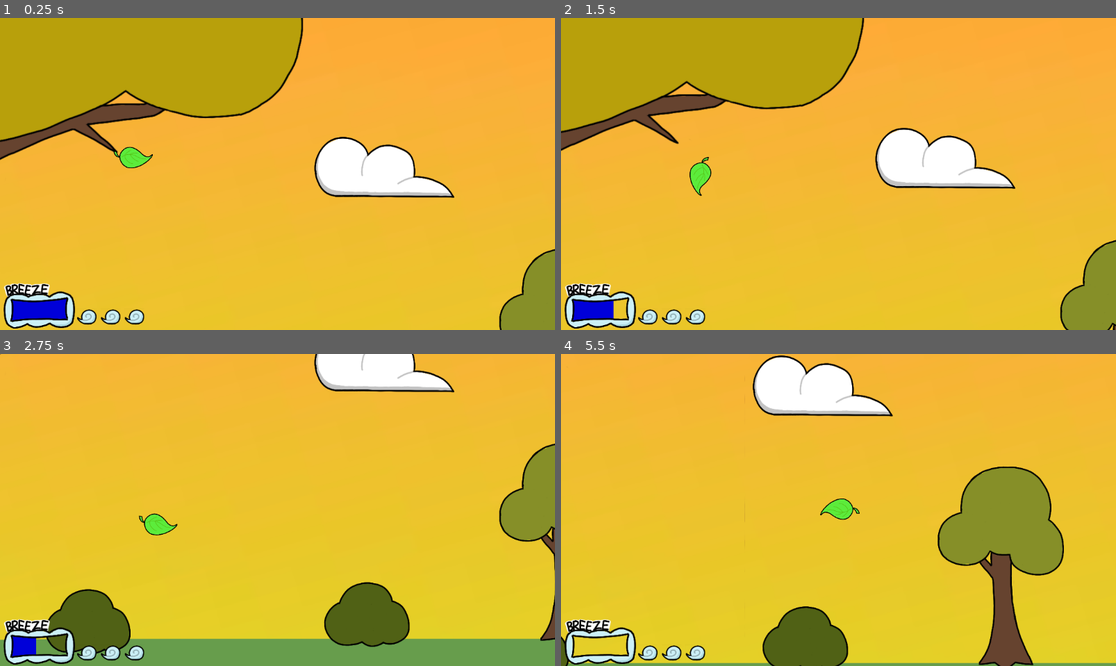
Above: before the commit, frames 1-4 (two rows, left to right).
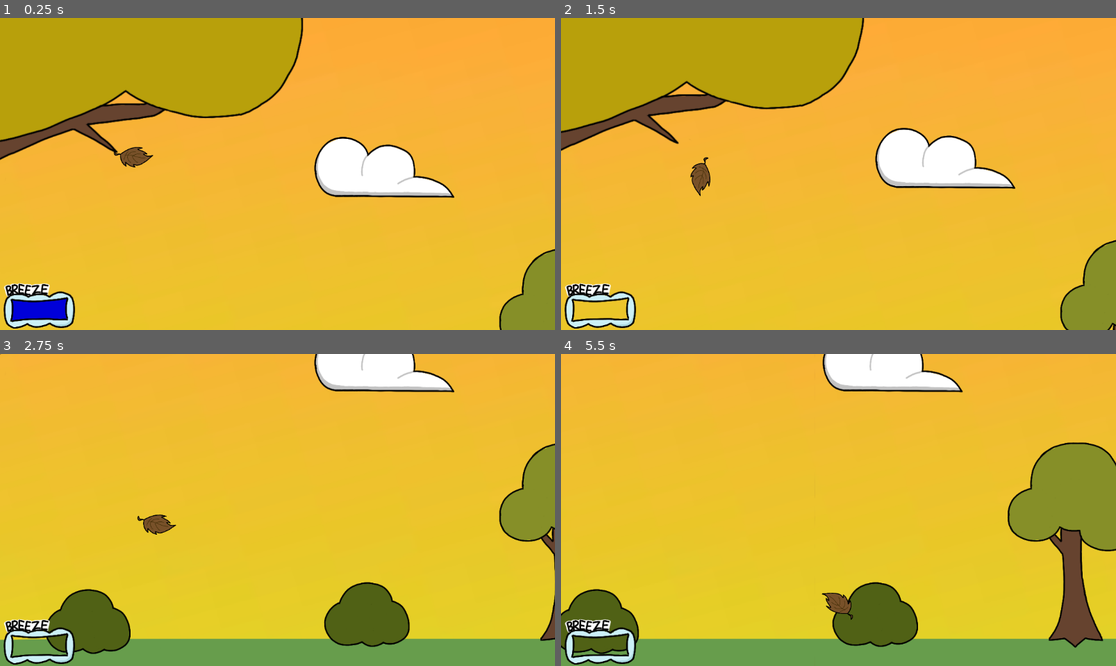
Above: after the commit, the same moments.

Repository: ewickland24/LeafGame
Game: Godot game, scene res://scenes/levels/level2.tscn
Two runs of this game, one before a commit and one after it. Both use one fixed random seed, a clock stepped at 60 frames per second and the inputs below. This scene is started directly instead of the project's main scene.
Inputs (mouse positions are in pixels of both pictures, inside the frame that each line leads up to):
- Up to frame 1 (0.25 s): no input
- Up to frame 2 (1.5 s): tap Enter (ui_accept) at 0.5, 0.77 s; move the mouse to (810, 236) at 0.52 s; hold Right (right) 0.53-1.25 s; hold Q (breeze) 0.53-1.25 s; click (810, 236) at 0.67 s; drag from (1005, 220) to (810, 236) at 1.27 s
- Up to frame 3 (2.75 s): move the mouse to (111, 463) at 2.02 s; hold Left (left) from 2.03 s (still down); hold Q (breeze) from 2.03 s (still down)
- Up to frame 4 (5.5 s): release Left (left) at 2.75 s; release Q (breeze) at 2.75 s; drag from (866, 510) to (672, 463) at 2.77 s; move the mouse to (755, 432) at 3.52 s; hold Left (left) 3.53-4.25 s; hold Q (breeze) 3.53-4.25 s; tap Enter (ui_accept) at 3.77 s; drag from (960, 494) to (755, 432) at 4.27 s; move the mouse to (727, 525) at 5.02 s; hold Right (right) from 5.03 s (still down); hold Q (breeze) from 5.03 s (still down); click (727, 525) at 5.17 s

The runs differ from the first frame. In frame 1, 0.7% of the frame differs, in the area x 13-28%, y 41-99%; in frame 2, 1.1%; in frame 3, 0.9%; in frame 4, 29%, in the area x 0-100%, y 0-100%.

Commit message:
Final edits
game done + winter is doable + golden leaf mode

Diff:
--- a/leaf-game/GlobalLevelManager.gd
+++ b/leaf-game/GlobalLevelManager.gd
@@ -1,6 +1,6 @@
 extends Node
 
-var current_level: int = 0
+var current_level: int = 3
 var level_unlocked: int = 0
 var max_level: int = 4
 
--- a/leaf-game/scripts/da_leaf_character.gd
+++ b/leaf-game/scripts/da_leaf_character.gd
@@ -16,7 +16,7 @@
 var draftNum : int = 3
 var totalBreeze = 10.0
 
-var gravityTax := 2
+var gravityTax : float = 2
 var Y_MAX_SPEED := 800
 var X_MAX_SPEED := 1200
 var loftTax := 0.03
@@ -115,11 +115,19 @@
 	move_and_slide()
 
 
-func loadingLeaf(numba):
+func loadingLeaf(numba, golden):
 	enviornment = numba
 	leafAnimate.play("leaf"+str(numba))
-
-	if(enviornment == 0):
+	if (golden > 3):
+		leafAnimate.play("leaf4")
+		draftNum = 3
+		totalBreeze = 15.0
+		gravityTax = 2
+		Y_MAX_SPEED = 1000
+		X_MAX_SPEED = 10000
+		loftTax = 0.02
+		enviornment = 1
+	elif(enviornment == 0):
 		draftNum = 3
 		totalBreeze = 20.0
 		maxBreeze = 20.0
@@ -148,19 +156,12 @@
 		daDrafts[1].visible = false
 	elif(enviornment == 3):
 		draftNum = 0
-		totalBreeze = 7.0
-		maxBreeze = 7.0
+		totalBreeze = 5.0
+		maxBreeze = 5.0
 		gravityTax = 2
 		Y_MAX_SPEED = 800
 		X_MAX_SPEED = 1200
-		loftTax = 0.06
+		loftTax = 0.03
 		daDrafts[2].visible = false
 		daDrafts[1].visible = false
 		daDrafts[0].visible = false
-	else:
-		draftNum = 3
-		totalBreeze = 10.0
-		gravityTax = 2
-		Y_MAX_SPEED = 10000
-		X_MAX_SPEED = 10000
-		loftTax = 0.03
--- a/leaf-game/scripts/levelScript.gd
+++ b/leaf-game/scripts/levelScript.gd
@@ -4,14 +4,13 @@
 
 # Called when the node enters the scene tree for the first time.
 func _ready():
-	daLeaf.loadingLeaf(GlobalLevelManager.current_level)
+	daLeaf.loadingLeaf(GlobalLevelManager.current_level, GlobalLevelManager.level_unlocked)
 	pass # Replace with function body.
 
 
 # Called every frame. 'delta' is the elapsed time since the previous frame.
 func _process(delta):
-	if (daLeaf.position.x >= 9000):
-		print("i wins")
+	if (daLeaf.position.x >= 9750):
 		# updates the level selection menu with what is unlocked based on
 		# if you won the last level
 		GlobalLevelManager.current_level += 1
@@ -22,5 +21,5 @@
 		#	return
 		#get_tree().call_deferred("change_scene_to_file", level_to_load)
 
-	#if (daLeaf.is_on_floor() == true):
-		print("oh no!")
+	if (daLeaf.is_on_floor() == true):
+		get_tree().change_scene_to_file("res://scenes/level_selection_menu.tscn")
Not shown: 1 places in leaf-game/scenes/main_menu.tscn that only renumber resources
